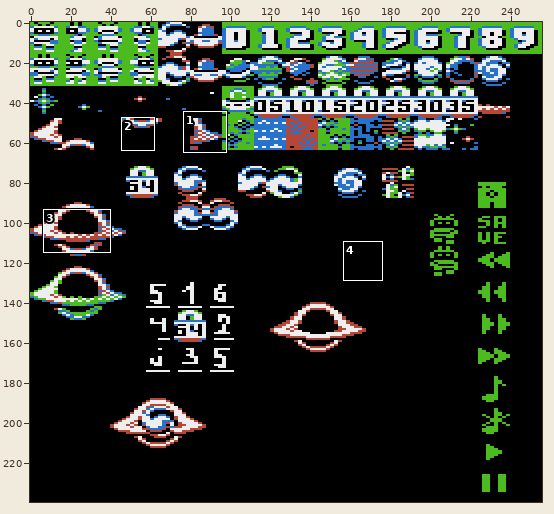
Two versions of one sprite sheet, gfx_atari/0.png. The picture above shows the old version from afar; the outline marks the close-up.
Close-up. As it was:
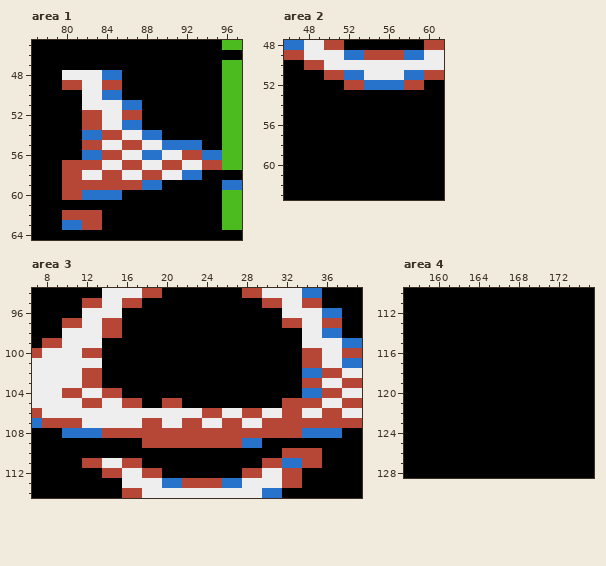
The file is 256x240 pixels. Shown: area 1: x 77..97, y 45..64; area 2: x 46..61, y 48..63; area 3: x 7..39, y 94..114; area 4: x 157..175, y 110..128. The commit also changed other parts of the picture, which this record leaves out.
The result:
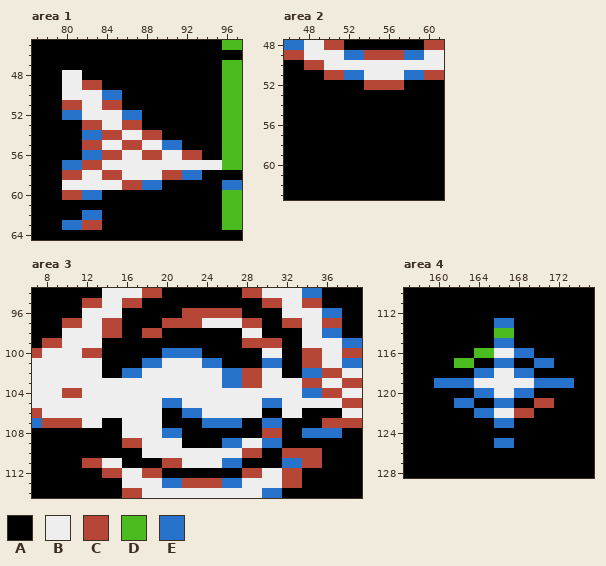
Palette (. is transparent): A #000000  B #eeeeee  C #b64736  D #4bbb20  E #2772cb
What changed:
{"where": "area 1"}
{"y":48,"x":82,"old":"BBEE","new":"AAAA"}
{"y":49,"x":80,"old":"CCBBCC","new":"BBCCAA"}
{"y":50,"x":80,"old":"AA","new":"BB"}
{"y":51,"x":80,"old":"AA","new":"CC"}
{"y":51,"x":84,"old":"BBEE","new":"CCAA"}
{"y":52,"x":80,"old":"AACC","new":"EEBB"}
{"y":52,"x":86,"old":"CC","new":"EE"}
{"y":53,"x":86,"old":"EE","new":"CC"}
{"y":54,"x":88,"old":"EE","new":"CC"}
{"y":55,"x":92,"old":"EE","new":"AA"}
{"y":56,"x":88,"old":"EE","new":"CC"}
{"y":56,"x":94,"old":"EE","new":"AA"}
{"y":57,"x":80,"old":"CC","new":"EE"}
{"y":57,"x":86,"old":"CC","new":"BB"}
{"y":57,"x":90,"old":"CC","new":"BB"}
{"y":57,"x":94,"old":"CC","new":"BB"}
{"y":58,"x":88,"old":"CCBB","new":"BBCC"}
{"y":59,"x":80,"old":"CCCCCC","new":"BBBBBB"}
{"y":60,"x":84,"old":"EE","new":"AA"}
{"y":62,"x":80,"old":"CCCC","new":"AAEE"}
{"where": "area 2"}
{"y":52,"x":52,"old":"CCEEEECC","new":"AACCCCAA"}
{"where": "area 3"}
{"y":96,"x":22,"old":"AAAAAA","new":"CCCCCC"}
{"y":97,"x":20,"old":"AAAAAAAAAA","new":"CCCCBBBBCC"}
{"y":98,"x":18,"old":"AA","new":"CC"}
{"y":98,"x":28,"old":"AA","new":"BB"}
{"y":99,"x":28,"old":"AAAA","new":"CCCC"}
{"y":100,"x":20,"old":"AAAA","new":"EEEE"}
{"y":100,"x":30,"old":"AA","new":"BB"}
{"y":101,"x":18,"old":"AAAAAAAA","new":"EEBBBBEE"}
{"y":101,"x":30,"old":"AA","new":"EE"}
{"y":102,"x":12,"old":"CC","new":"BB"}
{"y":102,"x":16,"old":"AAAAAAAAAAAAAAAA","new":"EEBBBBBBBBEECCBB"}
{"y":103,"x":12,"old":"CCAAAAAAAAAAAAAAAAAAAA","new":"BBBBBBBBBBBBBBEECCBBBB"}
{"y":104,"x":14,"old":"CCAAAAAAAAAAAAAAAAAA","new":"BBBBBBBBBBBBBBBBBBBB"}
{"y":105,"x":12,"old":"CC","new":"BB"}
{"y":105,"x":16,"old":"CCAACCAAAAAAAAAACCCC","new":"BBBBEEBBBBBBBBEEBBBB"}
{"y":106,"x":20,"old":"BBBBCC","new":"AAEEBB"}
{"y":106,"x":28,"old":"CCBBCCBBCC","new":"BBAABBAAAA"}
{"y":107,"x":14,"old":"BB","new":"AA"}
{"y":107,"x":18,"old":"CCBBCCBBCCBBCCCCCC","new":"BBAAAAEEEEAAEEAAAA"}
{"y":108,"x":10,"old":"EEEECCCCCCCCCCCCCCCC","new":"AAAAAABBBBEEAAAAAAAA"}
{"y":108,"x":32,"old":"CC","new":"AA"}
{"y":109,"x":16,"old":"AACCCCCCCCCCEEAA","new":"CCBBBBAAAAEEBBEE"}
{"y":110,"x":18,"old":"AAAAAAAAAAAA","new":"BBBBBBBBBBCC"}
{"y":111,"x":16,"old":"CC","new":"AA"}
{"y":111,"x":20,"old":"AAAAAAAA","new":"CCBBBBEE"}
{"y":111,"x":30,"old":"CC","new":"AA"}
{"where": "area 4"}
{"y":113,"x":166,"old":"AA","new":"EE"}
{"y":114,"x":166,"old":"AA","new":"DD"}
{"y":115,"x":166,"old":"AA","new":"EE"}
{"y":116,"x":164,"old":"AAAAAA","new":"DDBBEE"}
{"y":117,"x":162,"old":"AA","new":"DD"}
{"y":117,"x":166,"old":"AA","new":"EE"}
{"y":117,"x":170,"old":"AA","new":"EE"}
{"y":118,"x":164,"old":"AAAAAA","new":"EEBBEE"}
{"y":119,"x":160,"old":"AAAAAAAAAAAAAA","new":"EEEEBBBBBBEEEE"}
{"y":120,"x":164,"old":"AAAAAA","new":"EEBBEE"}
{"y":121,"x":162,"old":"AA","new":"EE"}
{"y":121,"x":166,"old":"AA","new":"EE"}
{"y":121,"x":170,"old":"AA","new":"CC"}
{"y":122,"x":164,"old":"AAAAAA","new":"EEBBCC"}
{"y":123,"x":166,"old":"AA","new":"EE"}
{"y":125,"x":166,"old":"AA","new":"EE"}
